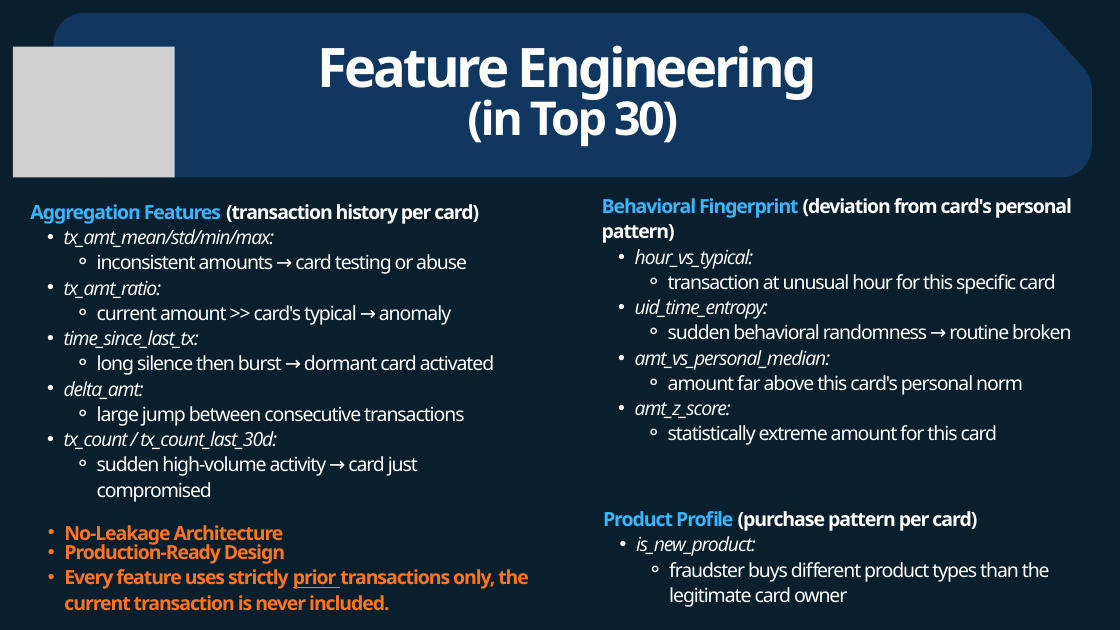
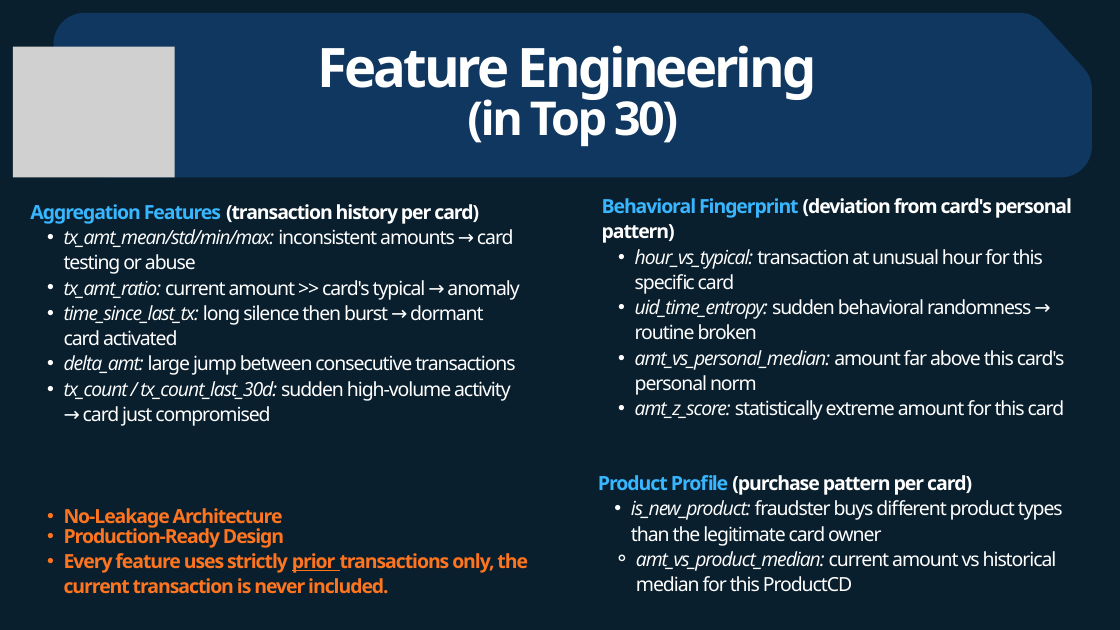
Before and after one commit to irishask/ML_Fraud_detection, a slide deck: slide 7 of IrenaSK- Fraud Detection -Final Project.pptx. Drawn at 1120x630 pixels with LibreOffice and Linux fonts; fonts in the diff are those of the drawing; grey boxes stand for pictures. Boxes give left, top, right and bottom in pixels: in the first picture for what was removed or moved away, otherwise in the second. Text is boxed around its words. In the diff, an @@ line names an element or a change of style, - is before the commit and + after.

```diff
--- a/IrenaSK- Fraud Detection -Final Project.pptx
+++ b/IrenaSK- Fraud Detection -Final Project.pptx
@@ text at (64, 229, 519, 426): text changed @@
-  • tx_amt_mean/std/min/max:
-    ⚬ inconsistent amounts → card testing or abuse
-  • tx_amt_ratio:
-    ⚬ current amount >> card's typical → anomaly
-  • time_since_last_tx:
-    ⚬ long silence then burst → dormant card activated
-  • delta_amt:
-    ⚬ large jump between consecutive transactions
-  • tx_count / tx_count_last_30d:
-    ⚬ sudden high-volume activity → card just compromised
+  • tx_amt_mean/std/min/max: inconsistent amounts → card testing or abuse
+  • tx_amt_ratio: current amount >> card's typical → anomaly
+  • time_since_last_tx: long silence then burst → dormant card activated
+  • delta_amt: large jump between consecutive transactions
+  • tx_count / tx_count_last_30d: sudden high-volume activity → card just compromised
@@ text at (635, 249, 1065, 420): text changed @@
-  • hour_vs_typical:
-    ⚬ transaction at unusual hour for this specific card
-  • uid_time_entropy:
-    ⚬ sudden behavioral randomness → routine broken
-  • amt_vs_personal_median:
-    ⚬ amount far above this card's personal norm
-  • amt_z_score:
-    ⚬ statistically extreme amount for this card
+  • hour_vs_typical: transaction at unusual hour for this specific card
+  • uid_time_entropy: sudden behavioral randomness → routine broken
+  • amt_vs_personal_median: amount far above this card's personal norm
+  • amt_z_score: statistically extreme amount for this card
@@ text "Product Profile (purchase pattern per ...": place and size @@
-text "Product Profile (purchase pattern per ..." at (603, 511, 1050, 607)
+text "Product Profile (purchase pattern per ..." at (598, 475, 1063, 592)
@@ text "No-Leakage Architecture": place and size @@
-text "No-Leakage Architecture" at (64, 525, 529, 611)
+text "No-Leakage Architecture" at (64, 508, 528, 594)
@@ text at (631, 500, 1063, 592): text changed @@
-  • is_new_product:
-    ⚬ fraudster buys different product types than the legitimate card owner
+  • is_new_product: fraudster buys different product types than the legitimate card owner
+  ⚬ amt_vs_product_median: current amount vs historical median for this ProductCD
```
Also in this commit, not shown: 8 other slides changed, 2 slides added, 2 slides removed.
